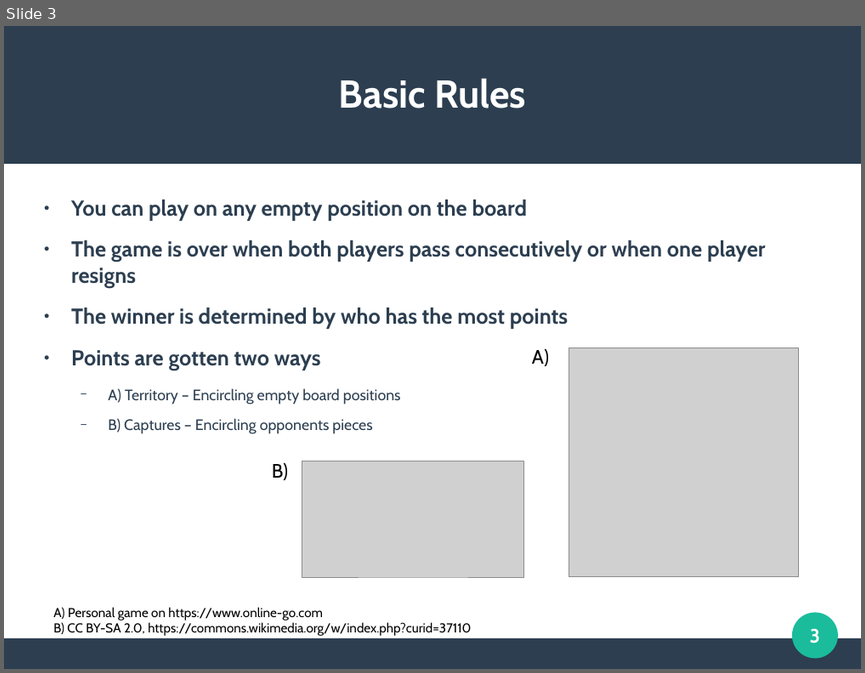
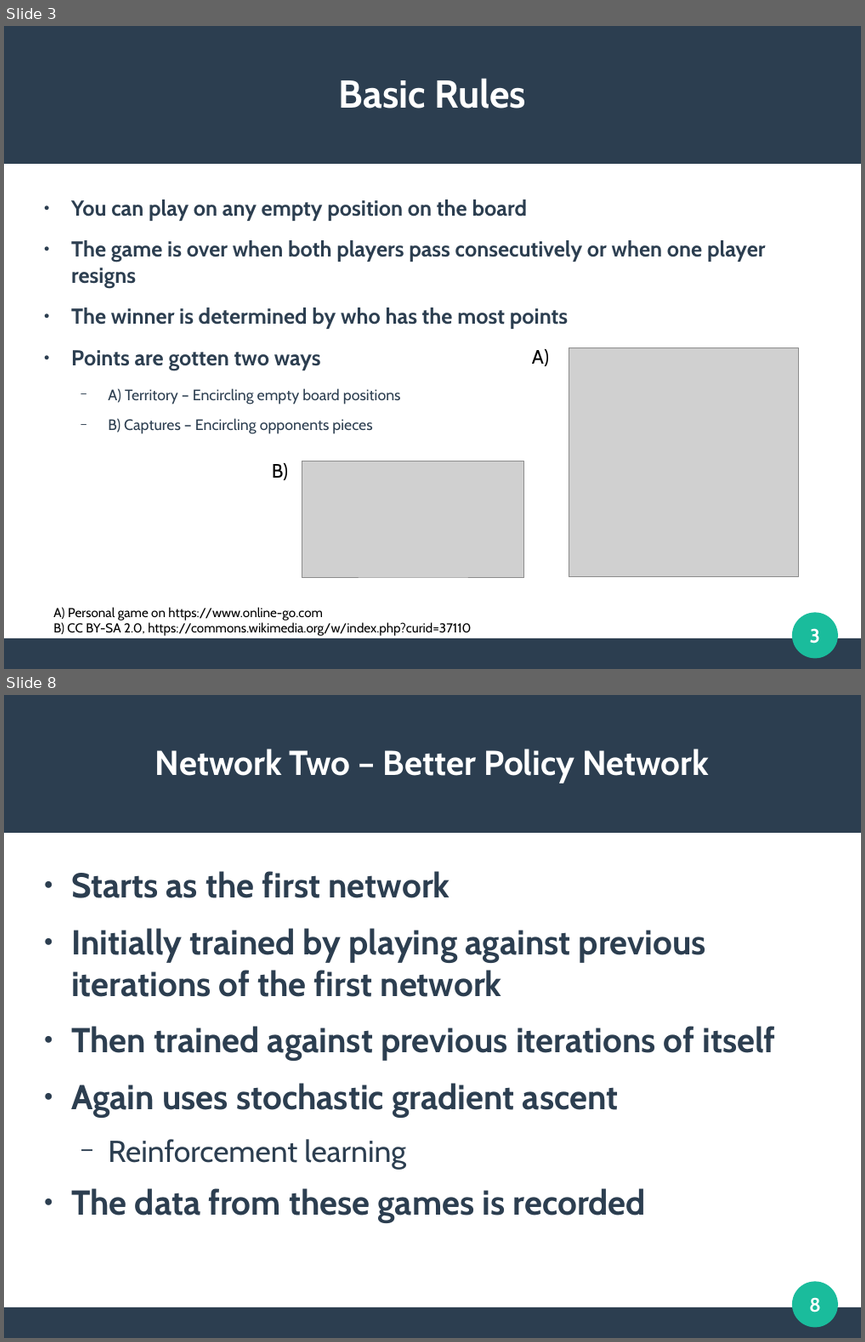
Before and after one commit to DSWallach/CommonLisp-Go, a slide deck: docs/WallachPresentation.odp. Shown one above the other, each under a label of ours: slide 3 before the commit, slides 3 and 8 after it; the slides between them are not shown. The pictures are 865x673 and 865x1342 pixels, drawn with LibreOffice and Linux fonts; fonts in the diff are those of the drawing; grey boxes stand for pictures. Boxes give left, top, right and bottom in pixels: in the first picture for what was removed or moved away, otherwise in the second. Text is boxed around its words. In the diff, an @@ line names an element or a change of style, - is before the commit and + after.

```diff
--- a/docs/WallachPresentation.odp
+++ b/docs/WallachPresentation.odp
@@ slide 8 added at (4,695,861,1338), background #FFFFFF; not listed: 3 template elements that a slide beside it also shows @@
@@ title added at (155,749,710,783), 32 pt, text #FFFFFF, bold @@
+Network Two – Better Policy Network
@@ text added at (71,871,775,1222), 32 pt, text #2C3E50, bold @@
+● Starts as the first network
+● Initially trained by playing against previous iterations of the first network
+● Then trained against previous iterations of itself
+● Again uses stochastic gradient ascent
+  − Reinforcement learning
+● The data from these games is recorded
@@ page number added at (809,1297,821,1312), 18 pt, text #FFFFFF, bold @@
+8
```
Also in this commit, not shown: 2 slides changed, 6 other slides added, 4 slides removed, 10 other files.
